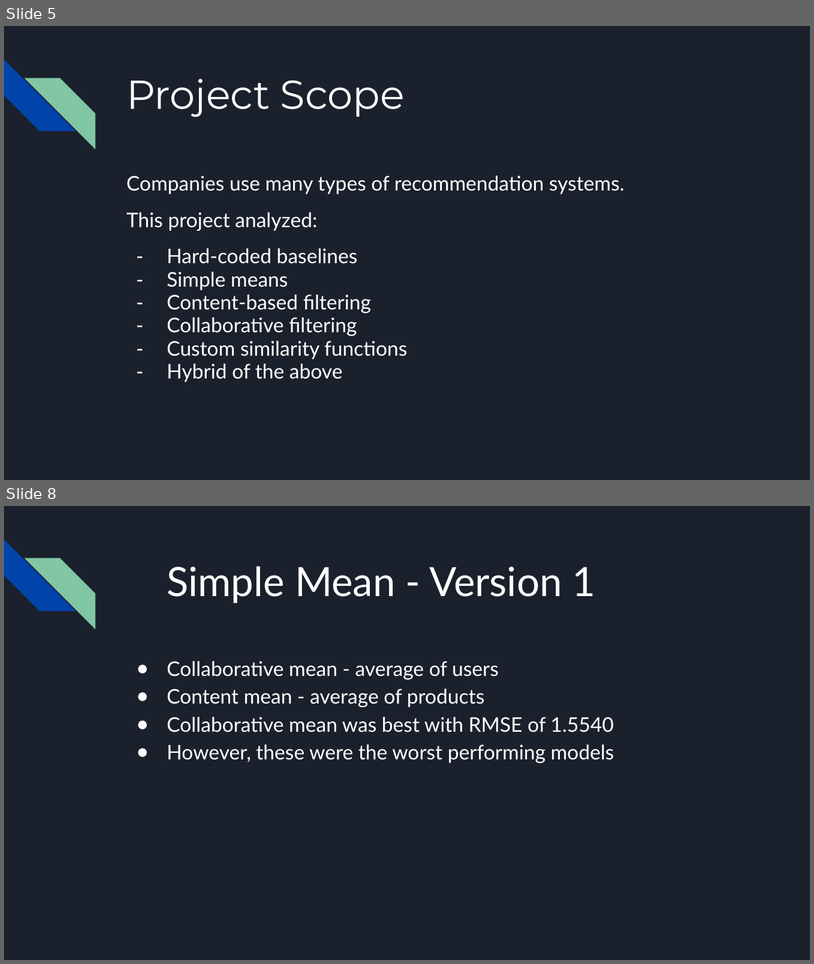
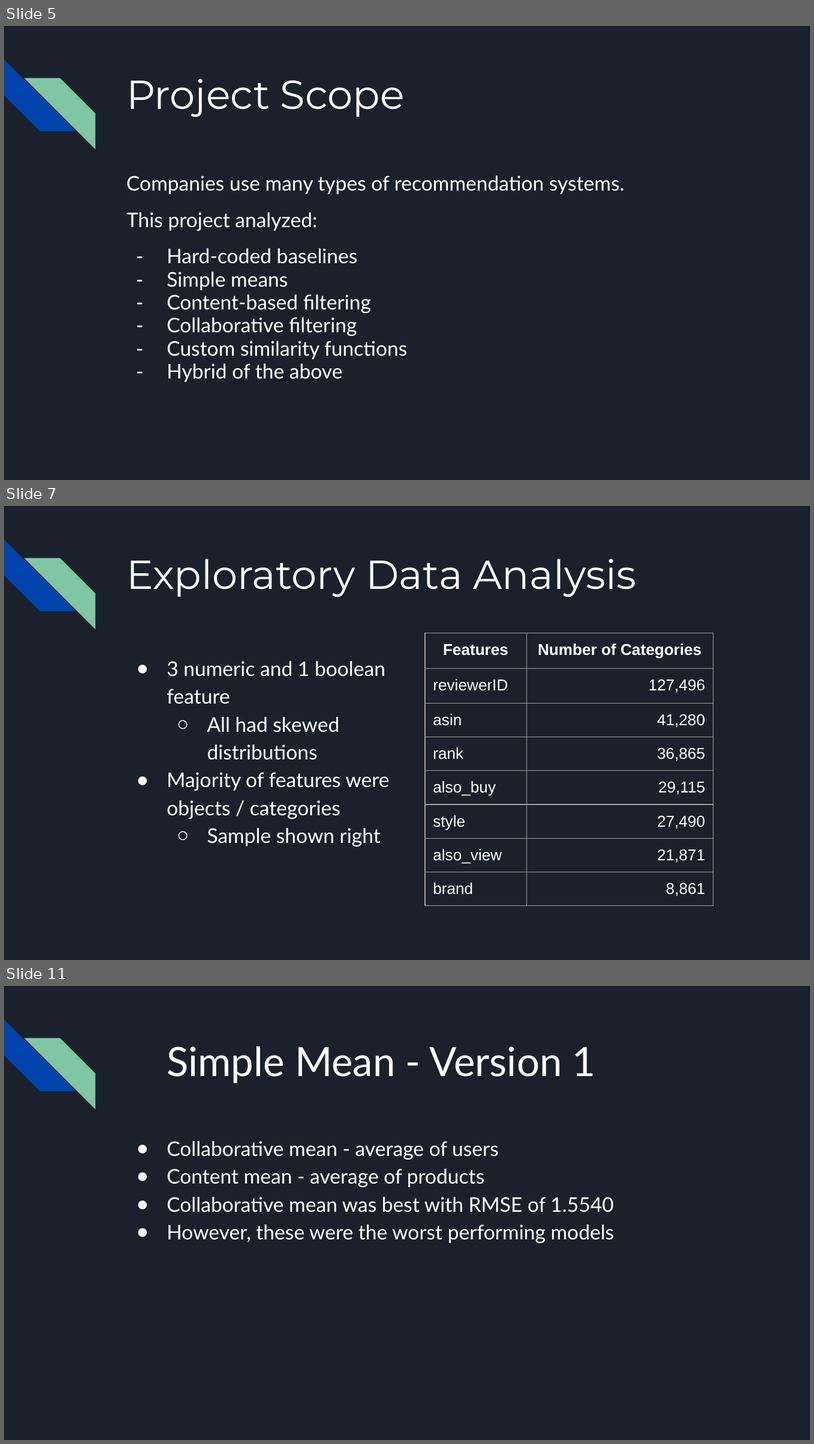
Before and after one commit to JasonCaldwellMBA/Grocery_Recommender, a slide deck: Grocery Recommendation System - Executive Presentation.pptx. Shown one above the other, each under a label of ours: slides 5 and 8 before the commit, slides 5, 7 and 11 after it; the slides between them are not shown. The pictures are 814x964 and 814x1444 pixels, drawn with LibreOffice and Linux fonts; fonts in the diff are those of the drawing. Boxes give left, top, right and bottom in pixels: in the first picture for what was removed or moved away, otherwise in the second. Text is boxed around its words. In the diff, an @@ line names an element or a change of style, - is before the commit and + after.

```diff
--- a/Grocery Recommendation System - Executive Presentation.pptx
+++ b/Grocery Recommendation System - Executive Presentation.pptx
@@ slide 7 added at (4,506,810,960), background #1B212C; not listed: 2 template elements that a slide beside it also shows @@
@@ title added at (126,559,636,597), 36 pt, text #FFFFFF @@
+Exploratory Data Analysis
@@ table added at (425,633,714,898), 8 rows, 2 columns @@
+Features | Number of Categories
+reviewerID | 127,496
+asin | 41,280
+rank | 36,865
+also_buy | 29,115
+style | 27,490
+also_view | 21,871
+brand | 8,861
@@ text added at (167,661,390,846), 18 pt, text #FFFFFF @@
+● 3 numeric and 1 boolean feature
+  ○ All had skewed distributions
+● Majority of features were objects / categories
+  ○ Sample shown right
@@ what was slide 8 is now slide 11 @@
```
Also in this commit, not shown: 9 slides changed, 4 other slides added, 1 other file.
